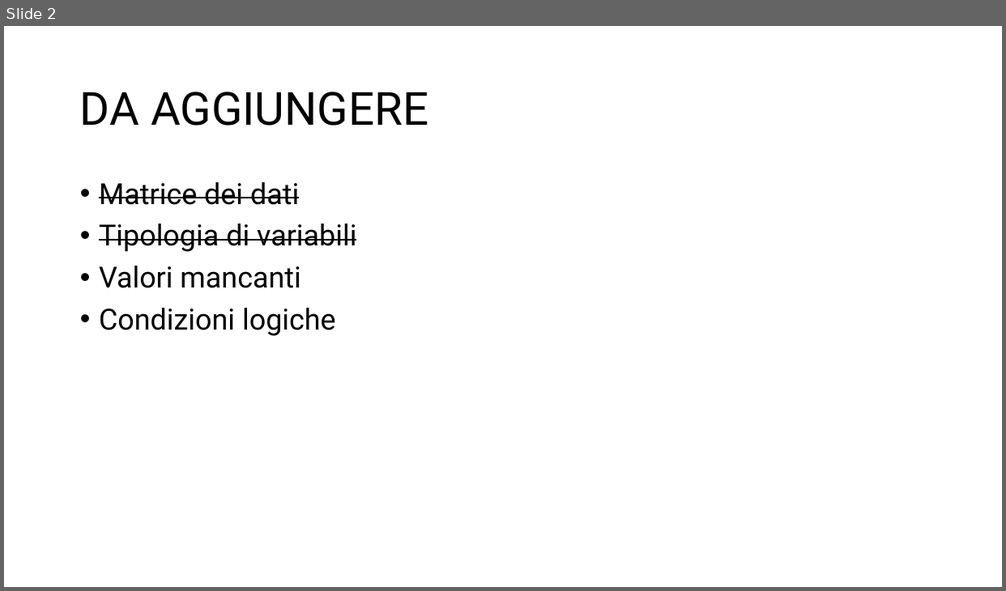
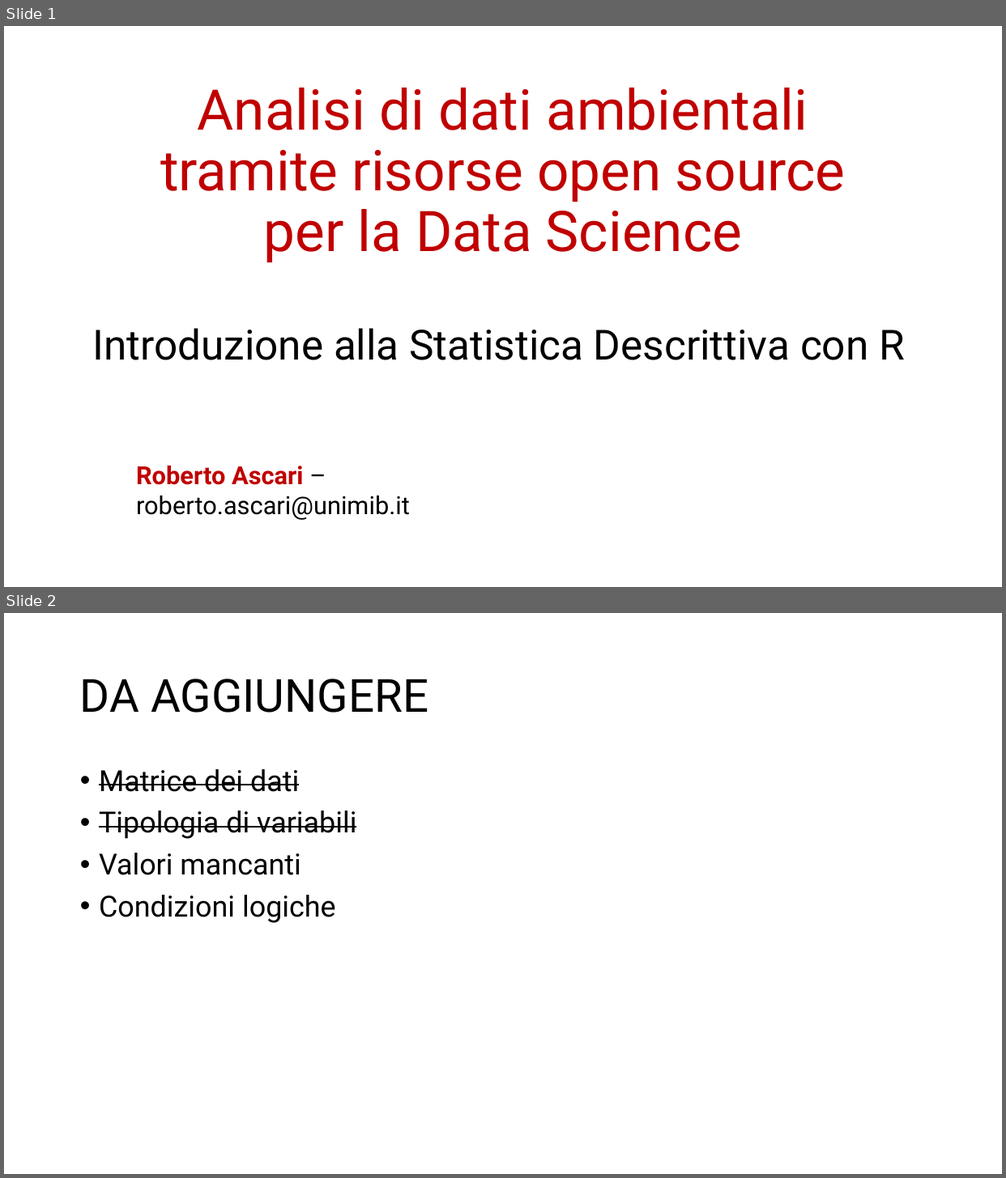
Before and after one commit to rborgoni/B.STAT.5, a slide deck: Slide/BSTAT5 - IntroR - 1.pptx. Shown one above the other, each under a label of ours: slide 2 before the commit, slides 1 and 2 after it. The pictures are 1006x591 and 1006x1178 pixels, drawn with LibreOffice and Linux fonts; fonts in the diff are those of the drawing. Boxes give left, top, right and bottom in pixels: in the first picture for what was removed or moved away, otherwise in the second. Text is boxed around its words. In the diff, an @@ line names an element or a change of style, - is before the commit and + after.

```diff
--- a/Slide/BSTAT5 - IntroR - 1.pptx
+++ b/Slide/BSTAT5 - IntroR - 1.pptx
@@ slide 1 added at bbox=[4, 26, 1002, 587], background #FFFFFF @@
@@ title added at bbox=[160, 88, 845, 263], 54 pt, text #C00000 @@
+Analisi di dati ambientali tramite risorse open source per la Data Science
@@ subtitle added at bbox=[92, 328, 905, 361], 40 pt, text #000000 @@
+Introduzione alla Statistica Descrittiva con R
@@ text added at bbox=[136, 466, 410, 520], 24 pt, text #000000 @@
+Roberto Ascari – roberto.ascari@unimib.it
```
Also in this commit, not shown: 1 slide removed, 6 other files.
